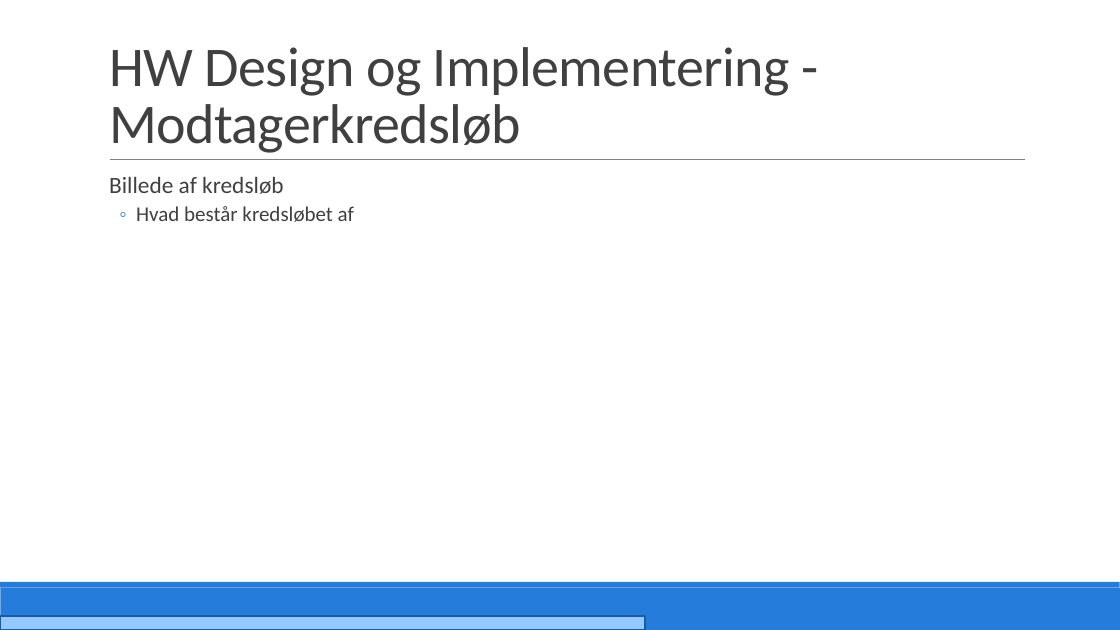
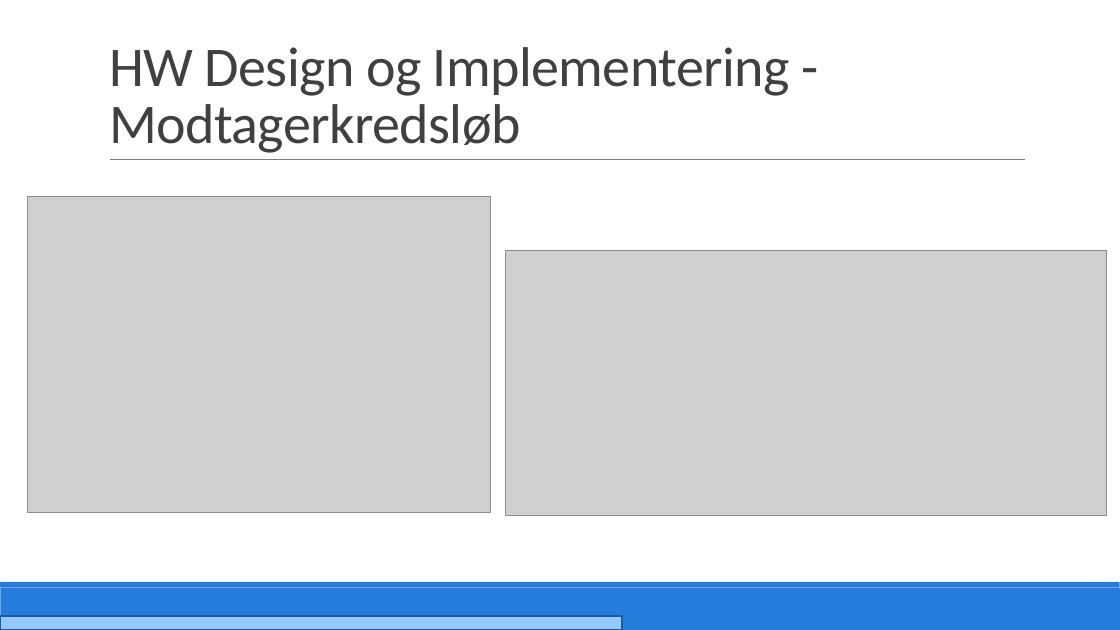
Before and after one commit to PRJ2GR15/Rapport, a slide deck: slide 20 of Fremlæggelse/Fremlæggelse.pptm (slide 19 before the commit). Drawn at 1120x630 pixels with LibreOffice and Linux fonts; fonts in the diff are those of the drawing; grey boxes stand for pictures. Boxes give left, top, right and bottom in pixels: in the first picture for what was removed or moved away, otherwise in the second. Text is boxed around its words. In the diff, an @@ line names an element or a change of style, - is before the commit and + after.

```diff
--- a/Fremlæggelse/Fremlæggelse.pptm
+++ b/Fremlæggelse/Fremlæggelse.pptm
@@ text removed at <box>109,177,354,222</box> @@
-  Billede af kredsløb
-  ◦ Hvad består kredsløbet af
@@ picture added at <box>28,197,491,512</box> @@
@@ picture added at <box>506,251,1107,516</box> @@
@@ rectangle: place and size @@
-rectangle at <box>0,616,645,630</box>
+rectangle at <box>0,616,623,630</box>
```
Also in this commit, not shown: 28 other slides changed, 4 slides added, 1 slide removed.
